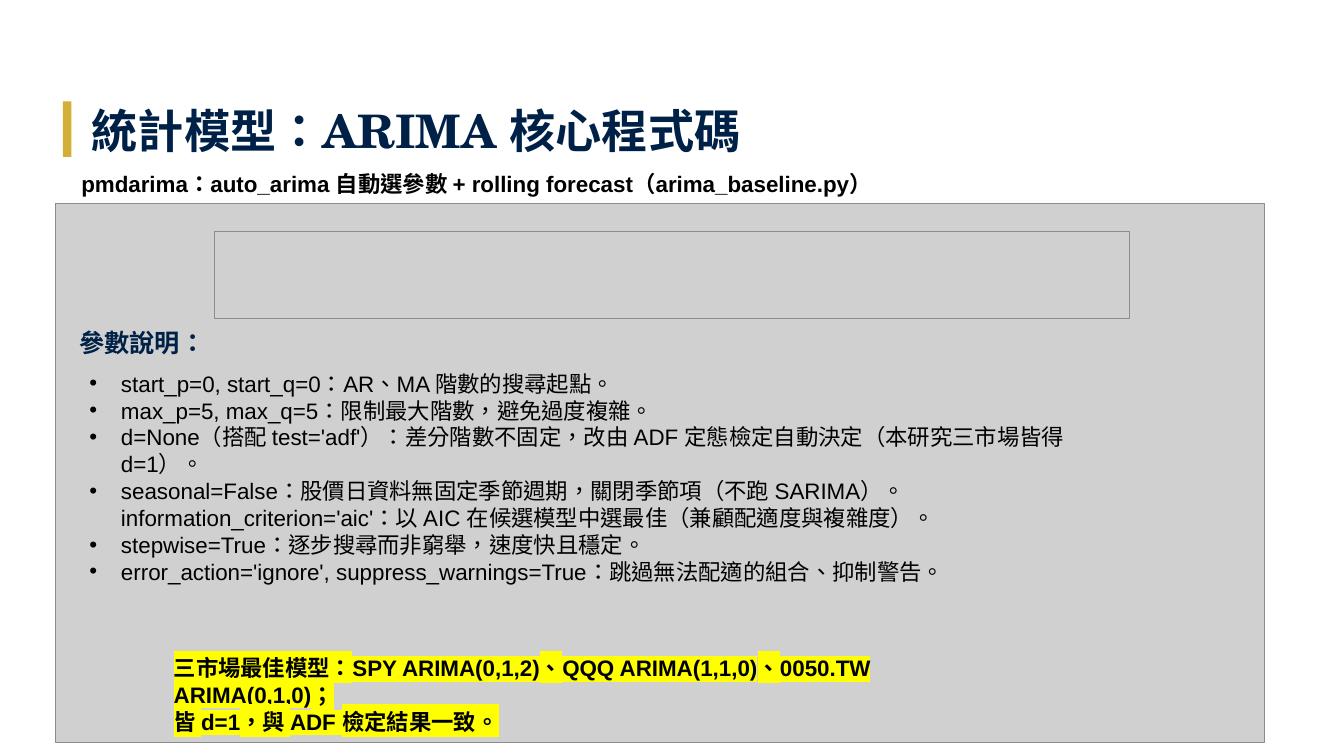
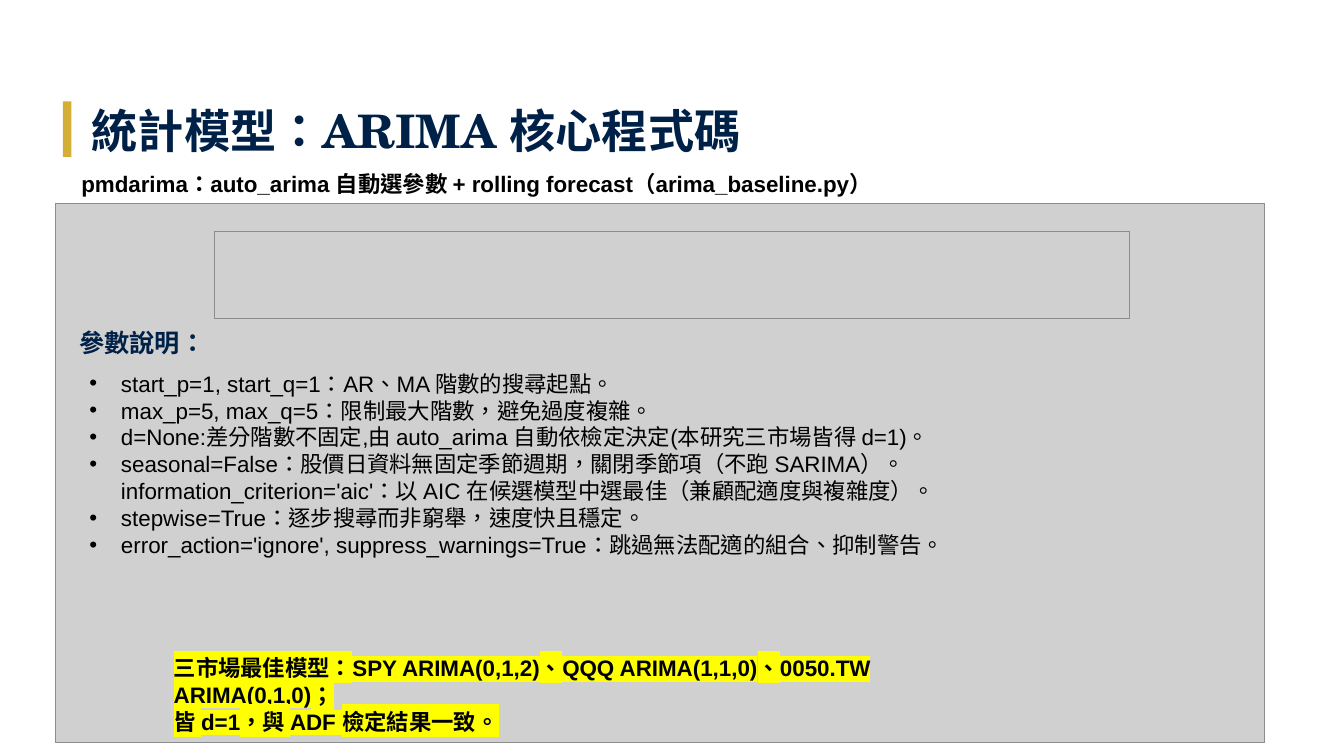
Before and after one commit to Tzu-Lin/ETF-AI-Project, a slide deck: slide 9 of 林子瑜-LLM_ETF_修訂七版_v20260618.pptx. Drawn at 1344x756 pixels with LibreOffice and Linux fonts; fonts in the diff are those of the drawing; grey boxes stand for pictures. Boxes give left, top, right and bottom in pixels: in the first picture for what was removed or moved away, otherwise in the second. Text is boxed around its words. In the diff, an @@ line names an element or a change of style, - is before the commit and + after.

```diff
--- a/林子瑜-LLM_ETF_修訂七版_v20260618.pptx
+++ b/林子瑜-LLM_ETF_修訂七版_v20260618.pptx
@@ text at (121,373,614,397): text changed @@
-• start_p=0, start_q=0：AR、MA 階數的搜尋起點。
+• start_p=1, start_q=1：AR、MA 階數的搜尋起點。
@@ text at (121,426,930,450): text changed @@
-• d=None（搭配 test='adf'）：差分階數不固定，改由 ADF 定態檢定自動決定（本研究三市場皆得 d=1）。
+• d=None:差分階數不固定,由 auto_arima 自動依檢定決定(本研究三市場皆得 d=1)。
```
Also in this commit, not shown: 7 other slides changed, 1 other file.
